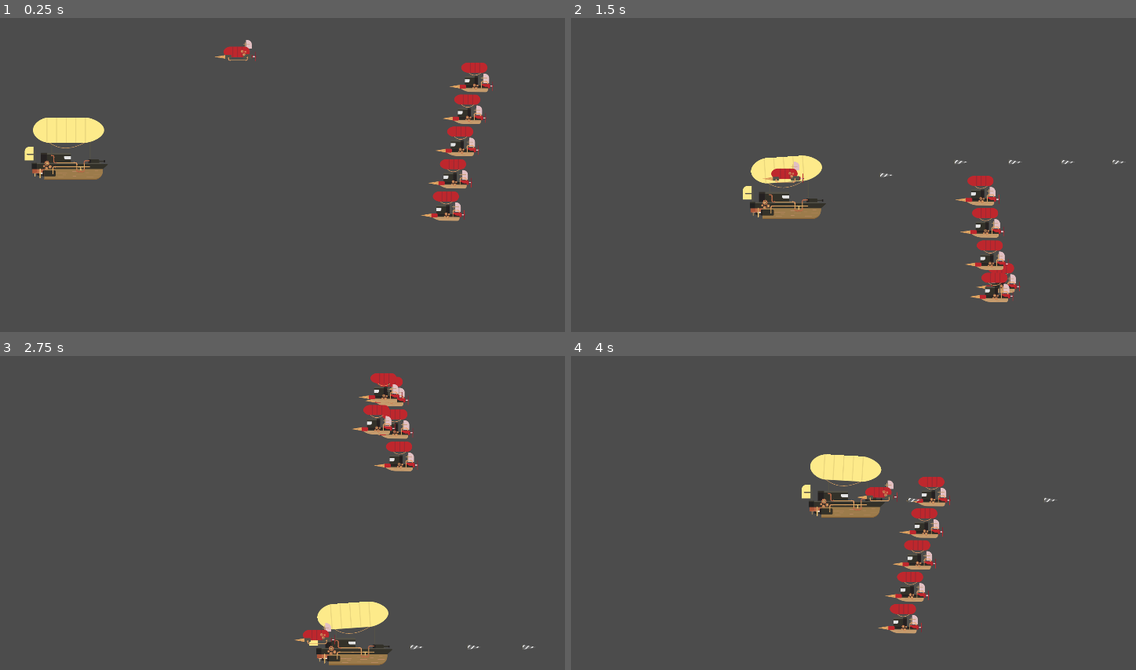
Above: before the commit, frames 1-4 (two rows, left to right).
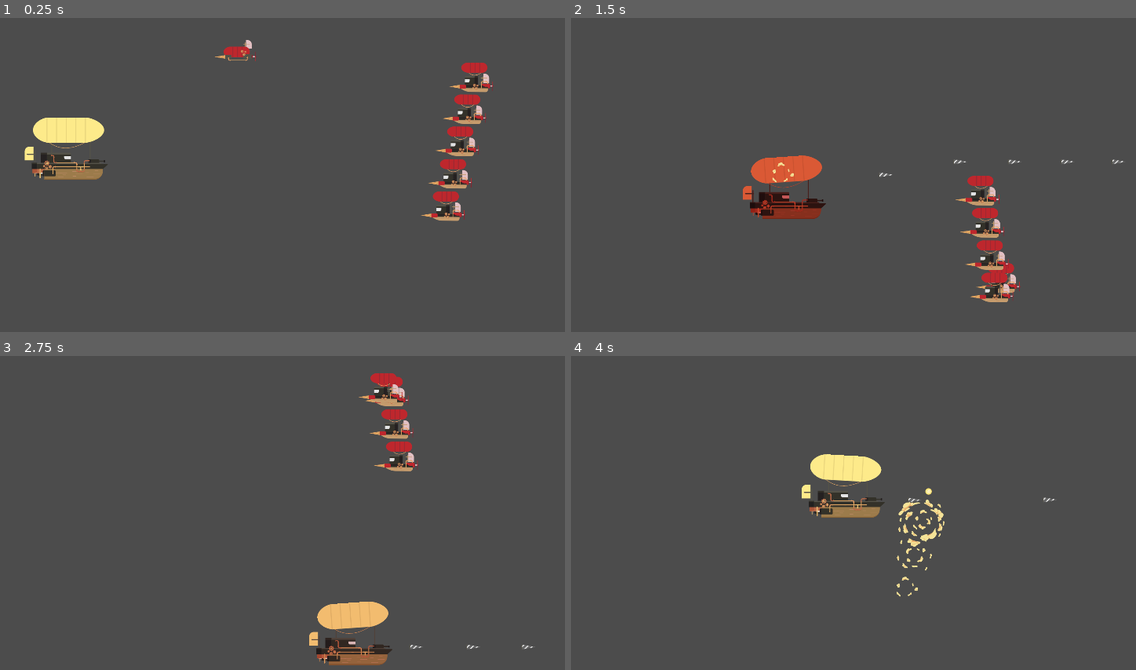
Above: after the commit, the same moments.

Repository: platzi/taller-godot-arkanet
Game: Godot game, scene res://Scenes/Nivel1.tscn
Same seed, same stepped clock (60 frames per second), same inputs: the game is played once before the commit and once after it.
Inputs (mouse positions are in pixels of both pictures, inside the frame that each line leads up to):
- Up to frame 1 (0.25 s): no input
- Up to frame 2 (1.5 s): move the mouse to (960, 137) at 0.52 s; press the mouse at (960, 137) at 0.53 s; hold D (move_right) 0.53-1.28 s; move the mouse to (695, 175) at 1.27 s; release the mouse at (695, 175) at 1.28 s; hold S (move_down) from 1.28 s (still down); click (695, 175) at 1.35 s
- Up to frame 3 (2.75 s): move the mouse to (316, 415) at 2.02 s; release S (move_down) at 2.03 s; press the mouse at (316, 415) at 2.03 s; hold D (move_right) from 2.03 s (still down)
- Up to frame 4 (4 s): move the mouse to (791, 563) at 2.77 s; release D (move_right) at 2.78 s; release the mouse at (791, 563) at 2.78 s; hold W (move_up) 2.78-3.53 s; click (791, 563) at 2.85 s; move the mouse to (1011, 547) at 3.52 s; press the mouse at (1011, 547) at 3.53 s; hold A (move_left) from 3.53 s (still down)

The runs differ from the first frame. In frame 1, less than 0.1% of the frame differs, in the area x 4-88%, y 20-54%; in frame 2, 1.9%; in frame 3, 1.6%; in frame 4, 2.3%, in the area x 43-86%, y 38-89%.
Error before the commit: Invalid call. Nonexistent function 'set_explosion' in base 'Area2D'. (res://Scripts/Disparo.gd:8)

Commit message:
Clase 10 - Cuando el jugador recibe daño.

Diff:
--- /dev/null
+++ b/Scenes/Enemigo.tscn
@@ -0,0 +1,112 @@
+[gd_scene load_steps=21 format=2]
+
+[ext_resource path="res://Assets/enemigos/enemigo1.png" type="Texture" id=1]
+[ext_resource path="res://Scripts/Enemigo.gd" type="Script" id=2]
+[ext_resource path="res://Assets/enemigos/explosion.png" type="Texture" id=3]
+
+[sub_resource type="AtlasTexture" id=2]
+flags = 4
+atlas = ExtResource( 1 )
+region = Rect2( 0, 0, 156, 110 )
+
+[sub_resource type="AtlasTexture" id=3]
+flags = 4
+atlas = ExtResource( 1 )
+region = Rect2( 156, 0, 156, 110 )
+
+[sub_resource type="AtlasTexture" id=4]
+flags = 4
+atlas = ExtResource( 1 )
+region = Rect2( 312, 0, 156, 110 )
+
+[sub_resource type="AtlasTexture" id=5]
+flags = 4
+atlas = ExtResource( 1 )
+region = Rect2( 468, 0, 156, 110 )
+
+[sub_resource type="AtlasTexture" id=6]
+flags = 4
+atlas = ExtResource( 1 )
+region = Rect2( 624, 0, 156, 110 )
+
+[sub_resource type="AtlasTexture" id=9]
+flags = 4
+atlas = ExtResource( 3 )
+region = Rect2( 0, 0, 200, 170 )
+
+[sub_resource type="AtlasTexture" id=10]
+flags = 4
+atlas = ExtResource( 3 )
+region = Rect2( 200, 0, 200, 170 )
+
+[sub_resource type="AtlasTexture" id=11]
+flags = 4
+atlas = ExtResource( 3 )
+region = Rect2( 400, 0, 200, 170 )
+
+[sub_resource type="AtlasTexture" id=12]
+flags = 4
+atlas = ExtResource( 3 )
+region = Rect2( 600, 0, 200, 170 )
+
+[sub_resource type="AtlasTexture" id=13]
+flags = 4
+atlas = ExtResource( 3 )
+region = Rect2( 800, 0, 200, 170 )
+
+[sub_resource type="AtlasTexture" id=14]
+flags = 4
+atlas = ExtResource( 3 )
+region = Rect2( 1000, 0, 200, 170 )
+
+[sub_resource type="AtlasTexture" id=15]
+flags = 4
+atlas = ExtResource( 3 )
+region = Rect2( 1200, 0, 200, 170 )
+
+[sub_resource type="AtlasTexture" id=16]
+flags = 4
+atlas = ExtResource( 3 )
+region = Rect2( 1400, 0, 200, 170 )
+
+[sub_resource type="AtlasTexture" id=17]
+flags = 4
+atlas = ExtResource( 3 )
+region = Rect2( 1600, 0, 200, 170 )
+
+[sub_resource type="AtlasTexture" id=18]
+flags = 4
+atlas = ExtResource( 3 )
+region = Rect2( 1800, 0, 200, 170 )
+
+[sub_resource type="SpriteFrames" id=7]
+animations = [ {
+"frames": [ SubResource( 2 ), SubResource( 3 ), SubResource( 4 ), SubResource( 5 ), SubResource( 6 ) ],
+"loop": true,
+"name": "Idle",
+"speed": 20.0
+}, {
+"frames": [ SubResource( 9 ), SubResource( 10 ), SubResource( 11 ), SubResource( 12 ), SubResource( 13 ), SubResource( 14 ), SubResource( 15 ), SubResource( 16 ), SubResource( 17 ), SubResource( 18 ) ],
+"loop": true,
+"name": "explosion",
+"speed": 15.0
+} ]
+
+[sub_resource type="CapsuleShape2D" id=8]
+radius = 38.326
+height = 55.143
+
+[node name="Enemigo" type="Area2D" groups=["enemigo"]]
+position = Vector2( 0.00012207, 0 )
+script = ExtResource( 2 )
+
+[node name="AnimatedSprite" type="AnimatedSprite" parent="."]
+frames = SubResource( 7 )
+animation = "Idle"
+frame = 4
+playing = true
+
+[node name="CollisionShape2D" type="CollisionShape2D" parent="."]
+position = Vector2( -1.19209e-07, 6 )
+rotation = 1.55985
+shape = SubResource( 8 )
--- a/Scenes/GrupoEnemigos.tscn
+++ b/Scenes/GrupoEnemigos.tscn
@@ -1,49 +1,12 @@
-[gd_scene load_steps=11 format=2]
+[gd_scene load_steps=4 format=2]
 
-[ext_resource path="res://Assets/enemigos/enemigo1.png" type="Texture" id=1]
+[ext_resource path="res://Scenes/Enemigo.tscn" type="PackedScene" id=1]
 [ext_resource path="res://Scripts/GrupoEnemigos.gd" type="Script" id=2]
 
 [sub_resource type="Curve2D" id=1]
 _data = {
 "points": PoolVector2Array( 0, 0, 0, 0, 1661, 177, 0, 0, 0, 0, 1484, 979, 0, 0, 0, 0, 1367, 168, 0, 0, 0, 0, 1191, 955, 0, 0, 0, 0, 1127, 558, 0, 0, 0, 0, 870, 562, 0, 0, 0, 0, 759, 356, 0, 0, 0, 0, 687, 560, 0, 0, 0, 0, 274, 564 )
 }
-
-[sub_resource type="AtlasTexture" id=2]
-flags = 4
-atlas = ExtResource( 1 )
-region = Rect2( 0, 0, 156, 110 )
-
-[sub_resource type="AtlasTexture" id=3]
-flags = 4
-atlas = ExtResource( 1 )
-region = Rect2( 156, 0, 156, 110 )
-
-[sub_resource type="AtlasTexture" id=4]
-flags = 4
-atlas = ExtResource( 1 )
-region = Rect2( 312, 0, 156, 110 )
-
-[sub_resource type="AtlasTexture" id=5]
-flags = 4
-atlas = ExtResource( 1 )
-region = Rect2( 468, 0, 156, 110 )
-
-[sub_resource type="AtlasTexture" id=6]
-flags = 4
-atlas = ExtResource( 1 )
-region = Rect2( 624, 0, 156, 110 )
-
-[sub_resource type="SpriteFrames" id=7]
-animations = [ {
-"frames": [ SubResource( 2 ), SubResource( 3 ), SubResource( 4 ), SubResource( 5 ), SubResource( 6 ) ],
-"loop": true,
-"name": "Idle",
-"speed": 20.0
-} ]
-
-[sub_resource type="CapsuleShape2D" id=8]
-radius = 38.326
-height = 55.143
 
 [node name="GrupoEnemigos" type="Path2D"]
 curve = SubResource( 1 )
@@ -55,18 +18,7 @@
 rotate = false
 loop = false
 
-[node name="Enemigo" type="Area2D" parent="PathFollow2D" groups=["enemigo"]]
-position = Vector2( 0.00012207, 0 )
-
-[node name="AnimatedSprite" type="AnimatedSprite" parent="PathFollow2D/Enemigo"]
-frames = SubResource( 7 )
-animation = "Idle"
-playing = true
-
-[node name="CollisionShape2D" type="CollisionShape2D" parent="PathFollow2D/Enemigo"]
-position = Vector2( -1.19209e-07, 6 )
-rotation = 1.55985
-shape = SubResource( 8 )
+[node name="Enemigo" parent="PathFollow2D" instance=ExtResource( 1 )]
 
 [node name="PathFollow2D2" type="PathFollow2D" parent="."]
 position = Vector2( 1639.45, 274.659 )
@@ -75,18 +27,7 @@
 rotate = false
 loop = false
 
-[node name="Enemigo" type="Area2D" parent="PathFollow2D2" groups=["enemigo"]]
-position = Vector2( 0.00012207, 0 )
-
-[node name="AnimatedSprite" type="AnimatedSprite" parent="PathFollow2D2/Enemigo"]
-frames = SubResource( 7 )
-animation = "Idle"
-playing = true
-
-[node name="CollisionShape2D" type="CollisionShape2D" parent="PathFollow2D2/Enemigo"]
-position = Vector2( -1.19209e-07, 6 )
-rotation = 1.55985
-shape = SubResource( 8 )
+[node name="Enemigo" parent="PathFollow2D2" instance=ExtResource( 1 )]
 
 [node name="PathFollow2D3" type="PathFollow2D" parent="."]
 position = Vector2( 1617.94, 372.114 )
@@ -95,18 +36,7 @@
 rotate = false
 loop = false
 
-[node name="Enemigo" type="Area2D" parent="PathFollow2D3" groups=["enemigo"]]
-position = Vector2( 0.00012207, 0 )
-
-[node name="AnimatedSprite" type="AnimatedSprite" parent="PathFollow2D3/Enemigo"]
-frames = SubResource( 7 )
-animation = "Idle"
-playing = true
-
-[node name="CollisionShape2D" type="CollisionShape2D" parent="PathFollow2D3/Enemigo"]
-position = Vector2( -1.19209e-07, 6 )
-rotation = 1.55985
-shape = SubResource( 8 )
+[node name="Enemigo" parent="PathFollow2D3" instance=ExtResource( 1 )]
 
 [node name="PathFollow2D4" type="PathFollow2D" parent="."]
 position = Vector2( 1596.31, 470.115 )
@@ -115,18 +45,7 @@
 rotate = false
 loop = false
 
-[node name="Enemigo" type="Area2D" parent="PathFollow2D4" groups=["enemigo"]]
-position = Vector2( 0.00012207, 0 )
-
-[node name="AnimatedSprite" type="AnimatedSprite" parent="PathFollow2D4/Enemigo"]
-frames = SubResource( 7 )
-animation = "Idle"
-playing = true
-
-[node name="CollisionShape2D" type="CollisionShape2D" parent="PathFollow2D4/Enemigo"]
-position = Vector2( -1.19209e-07, 6 )
-rotation = 1.55985
-shape = SubResource( 8 )
+[node name="Enemigo" parent="PathFollow2D4" instance=ExtResource( 1 )]
 
 [node name="PathFollow2D5" type="PathFollow2D" parent="."]
 position = Vector2( 1574.48, 569.013 )
@@ -135,16 +54,4 @@
 rotate = false
 loop = false
 
-[node name="Enemigo" type="Area2D" parent="PathFollow2D5" groups=["enemigo"]]
-position = Vector2( 0.00012207, 0 )
-
-[node name="AnimatedSprite" type="AnimatedSprite" parent="PathFollow2D5/Enemigo"]
-frames = SubResource( 7 )
-animation = "Idle"
-frame = 4
-playing = true
-
-[node name="CollisionShape2D" type="CollisionShape2D" parent="PathFollow2D5/Enemigo"]
-position = Vector2( -1.19209e-07, 6 )
-rotation = 1.55985
-shape = SubResource( 8 )
+[node name="Enemigo" parent="PathFollow2D5" instance=ExtResource( 1 )]
--- a/Scenes/Nivel1.tscn
+++ b/Scenes/Nivel1.tscn
@@ -7,6 +7,8 @@
 [node name="Nivel1" type="Node2D"]
 
 [node name="Personaje" parent="." instance=ExtResource( 1 )]
+collision_layer = 0
+collision_mask = 0
 
 [node name="GrupoEnemigos" parent="." instance=ExtResource( 2 )]
 speed = 500.0
--- a/Scenes/Personaje.tscn
+++ b/Scenes/Personaje.tscn
@@ -55,6 +55,42 @@
 "update": 0,
 "values": [ 0.0 ]
 }
+tracks/1/type = "value"
+tracks/1/path = NodePath(".:modulate")
+tracks/1/interp = 1
+tracks/1/loop_wrap = true
+tracks/1/imported = false
+tracks/1/enabled = true
+tracks/1/keys = {
+"times": PoolRealArray( 0 ),
+"transitions": PoolRealArray( 1 ),
+"update": 0,
+"values": [ Color( 1, 1, 1, 1 ) ]
+}
+tracks/2/type = "value"
+tracks/2/path = NodePath(".:collision_layer")
+tracks/2/interp = 1
+tracks/2/loop_wrap = true
+tracks/2/imported = false
+tracks/2/enabled = true
+tracks/2/keys = {
+"times": PoolRealArray( 0 ),
+"transitions": PoolRealArray( 1 ),
+"update": 0,
+"values": [ 0 ]
+}
+tracks/3/type = "value"
+tracks/3/path = NodePath(".:collision_mask")
+tracks/3/interp = 1
+tracks/3/loop_wrap = true
+tracks/3/imported = false
+tracks/3/enabled = true
+tracks/3/keys = {
+"times": PoolRealArray( 0 ),
+"transitions": PoolRealArray( 1 ),
+"update": 0,
+"values": [ 0 ]
+}
 
 [sub_resource type="Animation" id=9]
 resource_name = "move_left"
@@ -86,6 +122,46 @@
 "transitions": PoolRealArray( 1, 1 ),
 "update": 0,
 "values": [ 0.0, -4.0 ]
+}
+
+[sub_resource type="Animation" id=21]
+resource_name = "take_damage"
+length = 3.0
+tracks/0/type = "value"
+tracks/0/path = NodePath(".:modulate")
+tracks/0/interp = 1
+tracks/0/loop_wrap = true
+tracks/0/imported = false
+tracks/0/enabled = true
+tracks/0/keys = {
+"times": PoolRealArray( 0, 0.5, 1, 1.5, 2, 2.5, 3 ),
+"transitions": PoolRealArray( 1, 1, 1, 1, 1, 1, 1 ),
+"update": 0,
+"values": [ Color( 1, 1, 1, 1 ), Color( 0.811765, 0.156863, 0.156863, 1 ), Color( 1, 1, 1, 1 ), Color( 0.811765, 0.156863, 0.156863, 1 ), Color( 1, 1, 1, 1 ), Color( 0.811765, 0.156863, 0.156863, 1 ), Color( 1, 1, 1, 1 ) ]
+}
+tracks/1/type = "value"
+tracks/1/path = NodePath(".:collision_layer")
+tracks/1/interp = 1
+tracks/1/loop_wrap = true
+tracks/1/imported = false
+tracks/1/enabled = true
+tracks/1/keys = {
+"times": PoolRealArray( 0, 3 ),
+"transitions": PoolRealArray( 1, 1 ),
+"update": 1,
+"values": [ 0, 1 ]
+}
+tracks/2/type = "value"
+tracks/2/path = NodePath(".:collision_mask")
+tracks/2/interp = 1
+tracks/2/loop_wrap = true
+tracks/2/imported = false
+tracks/2/enabled = true
+tracks/2/keys = {
+"times": PoolRealArray( 0, 3 ),
+"transitions": PoolRealArray( 1, 1 ),
+"update": 1,
+"values": [ 0, 1 ]
 }
 
 [sub_resource type="AnimationNodeAnimation" id=11]
@@ -117,15 +193,20 @@
 
 [sub_resource type="AnimationNodeStateMachinePlayback" id=19]
 
+[sub_resource type="CapsuleShape2D" id=20]
+radius = 96.0
+
 [node name="Personaje" type="KinematicBody2D" groups=["personaje"]]
 position = Vector2( 400, 519 )
+collision_layer = 0
+collision_mask = 0
 script = ExtResource( 1 )
 
 [node name="Barco" type="AnimatedSprite" parent="."]
 position = Vector2( -6, 26 )
 frames = SubResource( 7 )
 animation = "idle"
-frame = 4
+frame = 3
 playing = true
 
 [node name="Globo" type="Sprite" parent="."]
@@ -140,6 +221,7 @@
 anims/RESET = SubResource( 8 )
 anims/move_left = SubResource( 9 )
 anims/move_right = SubResource( 10 )
+anims/take_damage = SubResource( 21 )
 
 [node name="AnimationTree" type="AnimationTree" parent="."]
 tree_root = SubResource( 18 )
@@ -153,4 +235,12 @@
 [node name="DisparoPos" type="Position2D" parent="."]
 position = Vector2( 130, 38 )
 
+[node name="Area2D" type="Area2D" parent="."]
+
+[node name="CollisionShape2D" type="CollisionShape2D" parent="Area2D"]
+self_modulate = Color( 0.270588, 1, 0.0392157, 1 )
+position = Vector2( 1, -1 )
+shape = SubResource( 20 )
+
 [connection signal="timeout" from="Timer" to="." method="_on_Timer_timeout"]
+[connection signal="area_entered" from="Area2D" to="." method="_on_Area2D_area_entered"]
--- /dev/null
+++ b/Scripts/Enemigo.gd
@@ -0,0 +1,9 @@
+extends Area2D
+
+
+func set_explosion():
+	collision_mask = 0
+	collision_layer = 0
+	$AnimatedSprite.animation = "explosion"
+	yield($AnimatedSprite,"animation_finished")
+	queue_free()
--- a/Scripts/Personaje.gd
+++ b/Scripts/Personaje.gd
@@ -38,7 +38,16 @@
 	get_inputs()
 	movimiento = move_and_slide(movimiento)
 
+func take_damage():
+	$AnimationPlayer.play("take_damage")
 
 func _on_Timer_timeout():
 	cooldown = true
 	pass # Replace with function body.
+
+
+func _on_Area2D_area_entered(area):
+	if area.is_in_group("enemigo"):
+		take_damage()
+		area.set_explosion()
+	pass # Replace with function body.
Not shown: 1 places in Scenes/Personaje.tscn that only renumber resources
